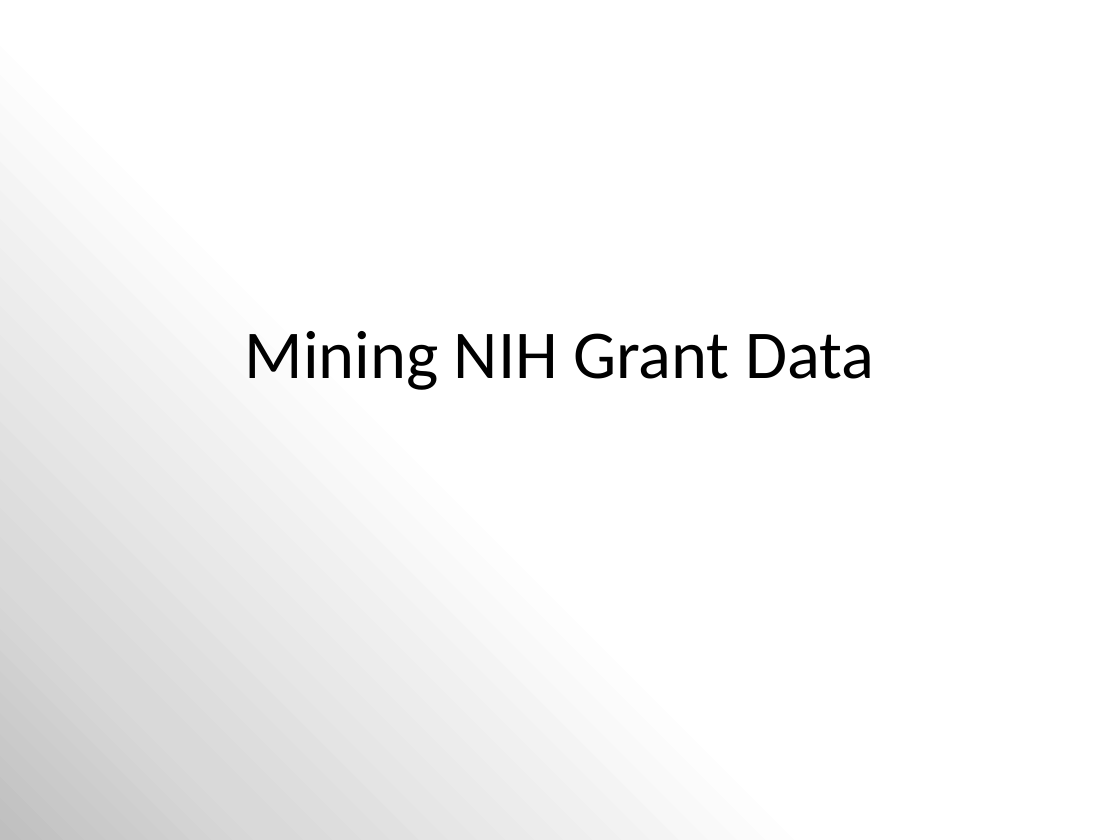
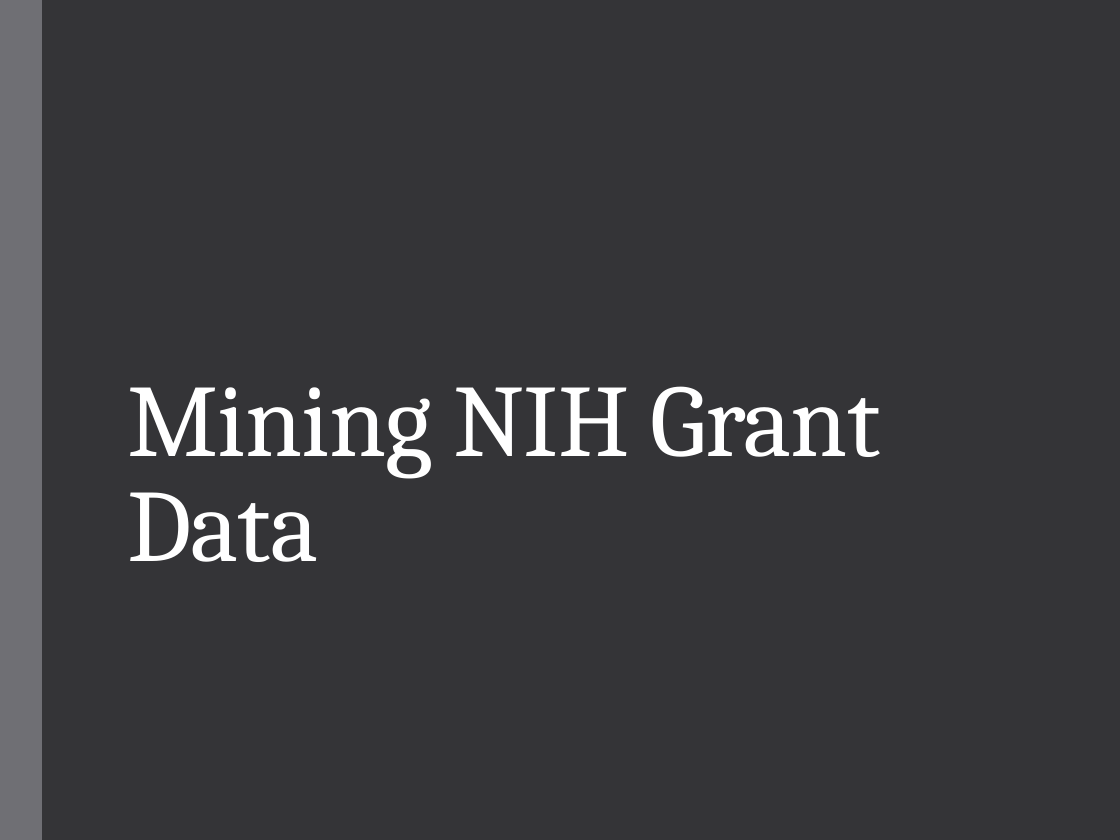
Before and after one commit to MizzouDataMiningCourse-Vaccines/VaccineEffectiveness, a slide deck: slide 1 of docs/Mining NIH Grant Data.pptx. Drawn at 1120x840 pixels with LibreOffice and Linux fonts; fonts in the diff are those of the drawing. Boxes give left, top, right and bottom in pixels: in the first picture for what was removed or moved away, otherwise in the second. Text is boxed around its words. In the diff, an @@ line names an element or a change of style, - is before the commit and + after.

```diff
--- a/docs/Mining NIH Grant Data.pptx
+++ b/docs/Mining NIH Grant Data.pptx
@@ background gradient #BFBFBF to #D9D9D9 to #FFFFFF to #353537 @@
@@ rectangle added at (x1=0, y1=0, x2=43, y2=840), fill #6F6F74 @@
@@ title "Mining NIH Grant Data" moved from (x1=245, y1=331, x2=874, y2=390) to (x1=127, y1=386, x2=881, y2=562) @@
@@ title "Mining NIH Grant Data" at (x1=127, y1=386, x2=881, y2=562): size 44 to 66 pt, font Calibri to Cambria, text colour #000000 to #FFFFFF, letter spacing 0 to -0.5 pt; alignment centre to left; line spacing 1 to 0.85; vertical alignment middle to bottom @@
```
Also in this commit, not shown: 11 other slides changed, 3 slides added, 2 slides removed, 2 other files.
